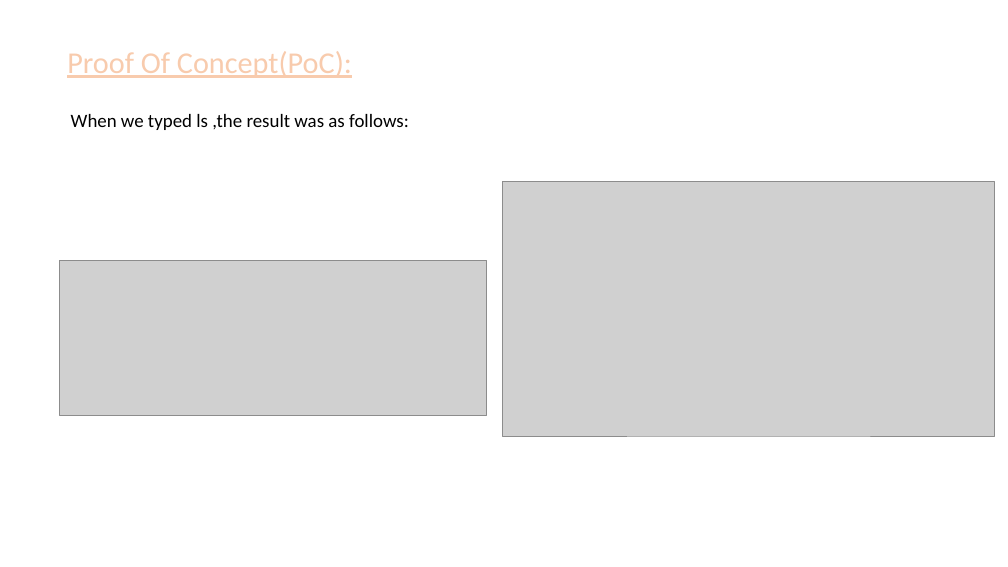
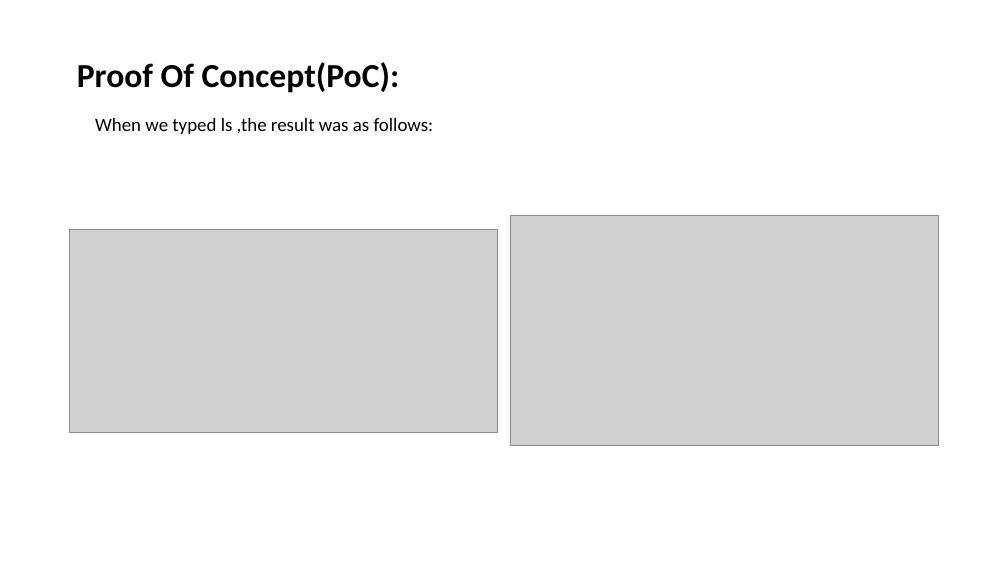
Before and after one commit to RocktimRajkumar/CEH-hack-a-thon, a slide deck: slide 34 of reports/Lifestyle Store/LifeStyle Store Application Reports.pptx (slide 40 before the commit). Drawn at 1008x567 pixels with LibreOffice and Linux fonts; fonts in the diff are those of the drawing; grey boxes stand for pictures. Boxes give left, top, right and bottom in pixels: in the first picture for what was removed or moved away, otherwise in the second. Text is boxed around its words. In the diff, an @@ line names an element or a change of style, - is before the commit and + after.

```diff
--- a/reports/Lifestyle Store/LifeStyle Store Application Reports.pptx
+++ b/reports/Lifestyle Store/LifeStyle Store Application Reports.pptx
@@ title "Proof Of Concept(PoC):": place and size @@
-title "Proof Of Concept(PoC):" at <box>67,51,352,78</box>
+title "Proof Of Concept(PoC):" at <box>77,62,400,93</box>
@@ title "Proof Of Concept(PoC):" at <box>77,62,400,93</box>: size 28.8 to 32 pt, text colour #F8CBAD to #000000, letter outline #ED7D31 1.75 pt to none, bold on, underline off; vertical alignment bottom to middle @@
@@ text "When we typed ls ,the ...": place and size @@
-text "When we typed ls ,the ..." at <box>71,114,409,130</box>
+text "When we typed ls ,the ..." at <box>95,118,434,134</box>
@@ picture: place and size @@
-picture at <box>60,260,487,415</box>
+picture at <box>70,229,498,432</box>
@@ picture: place and size @@
-picture at <box>503,181,995,436</box>
+picture at <box>510,216,939,446</box>
```
Also in this commit, not shown: 5 other slides changed, 1 slide removed.
